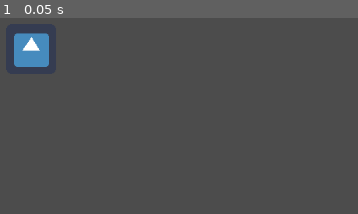
Above: before the commit, frame 1.
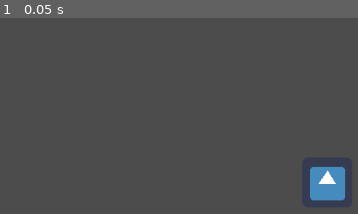
Above: after the commit, the same moment.

Repository: Littlerun-Bastion/Soulless-Steel
Game: Godot game, scene res://game/arena/Arena.tscn
Two runs of this game, one before a commit and one after it. Both use one fixed random seed, a clock stepped at 60 frames per second and the inputs below. The engine's default icon, where the game draws it, is replaced by a stand-in: a white triangle on a blue panel in a dark square.
Inputs:
- Up to frame 1 (0.05 s): no input

The runs differ from the first frame. In frame 1, 3.4% of the frame differs, in the area x 3-97%, y 7-94%.

Commit message:
Add player movement + camera

Diff:
--- a/project/game/mecha/Mecha.gd
+++ b/project/game/mecha/Mecha.gd
@@ -2,5 +2,9 @@
 class_name Mecha
 
 
-func _ready():
-	pass
+onready var Body = $Body
+
+var max_speed = 200
+var friction = 0.1
+var acceleration = 0.1
+var velocity = Vector2()
--- a/project/game/mecha/Player.gd
+++ b/project/game/mecha/Player.gd
@@ -1,10 +1,37 @@
 extends Mecha
 
+var Cam
+
+func _ready():
+	setup()
+
+func _physics_process(_delta):
+	var direction = get_input()
+
+	if direction.length() > 0:
+		velocity = lerp(velocity, direction.normalized() * max_speed, acceleration)
+	else:
+		velocity = lerp(velocity, Vector2.ZERO, friction)
+
+	velocity = Body.move_and_slide(velocity)
 
 
-func _ready():
-	pass
+func setup():
+	#Add camera
+	Cam = Camera2D.new()
+	Cam.current = true
+	Body.add_child(Cam)
 
 
-func _input(event):
-	pass
+func get_input():
+	var mov_vec = Vector2()
+	if Input.is_action_pressed('right'):
+		mov_vec.x += 1
+	if Input.is_action_pressed('left'):
+		mov_vec.x -= 1
+	if Input.is_action_pressed('down'):
+		mov_vec.y += 1
+	if Input.is_action_pressed('up'):
+		mov_vec.y -= 1
+
+	return mov_vec
--- a/project/project.godot
+++ b/project/project.godot
@@ -28,6 +28,29 @@
 
 AudioManager="*res://game/audio/AudioManager.tscn"
 
+[input]
+
+up={
+"deadzone": 0.5,
+"events": [ Object(InputEventKey,"resource_local_to_scene":false,"resource_name":"","device":0,"alt":false,"shift":false,"control":false,"meta":false,"command":false,"pressed":false,"scancode":87,"unicode":0,"echo":false,"script":null)
+ ]
+}
+down={
+"deadzone": 0.5,
+"events": [ Object(InputEventKey,"resource_local_to_scene":false,"resource_name":"","device":0,"alt":false,"shift":false,"control":false,"meta":false,"command":false,"pressed":false,"scancode":83,"unicode":0,"echo":false,"script":null)
+ ]
+}
+left={
+"deadzone": 0.5,
+"events": [ Object(InputEventKey,"resource_local_to_scene":false,"resource_name":"","device":0,"alt":false,"shift":false,"control":false,"meta":false,"command":false,"pressed":false,"scancode":65,"unicode":0,"echo":false,"script":null)
+ ]
+}
+right={
+"deadzone": 0.5,
+"events": [ Object(InputEventKey,"resource_local_to_scene":false,"resource_name":"","device":0,"alt":false,"shift":false,"control":false,"meta":false,"command":false,"pressed":false,"scancode":68,"unicode":0,"echo":false,"script":null)
+ ]
+}
+
 [physics]
 
 common/enable_pause_aware_picking=true
